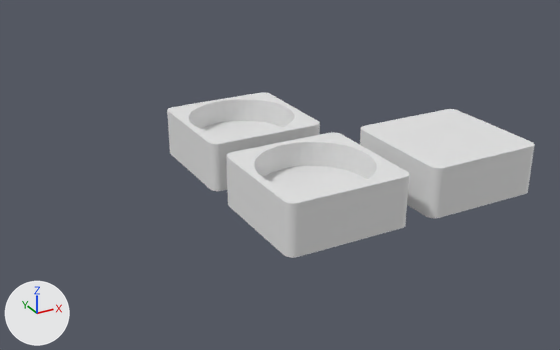
An edit to the Blender file Blender filer/Experiment_File.blend, drawn before and after from the same camera.
The view is the same before and after, from a 50 mm lens placed at (-6.8, -11.03, 5.46), pointed at (0.02, 1.37, -0.74). The axes (+X, +Y, +Z) are drawn at lower left. The lights are the same throughout.

Names of what the first picture shows: 'Cutting_Die', 'Cutting_Die (-100%)', 'Cutting_Die (-101.0115%)'.
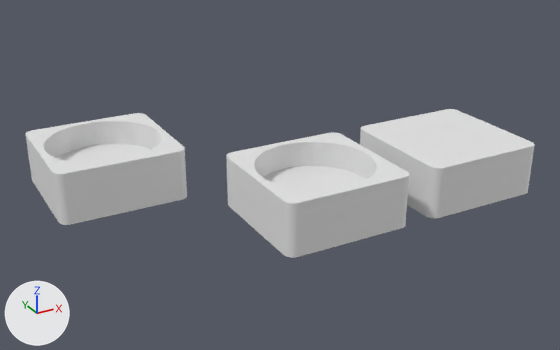
Scene script edits in JSON lines:
```json
{"op": "set", "path": "ob_cutting_die___101_0115.location", "old": "(0.0, 3.0, -0.5)", "new": "(-3.0, 3.0, -0.5)"}
```

Boxes [x1, y1, x2, y2] around the edits, measured in the pictures (560 x 350 px):
```json
{"object": "Cutting_Die (-101.0115%)", "change": "moved", "before": [167, 92, 320, 191], "after": [26, 113, 187, 225]}
```
